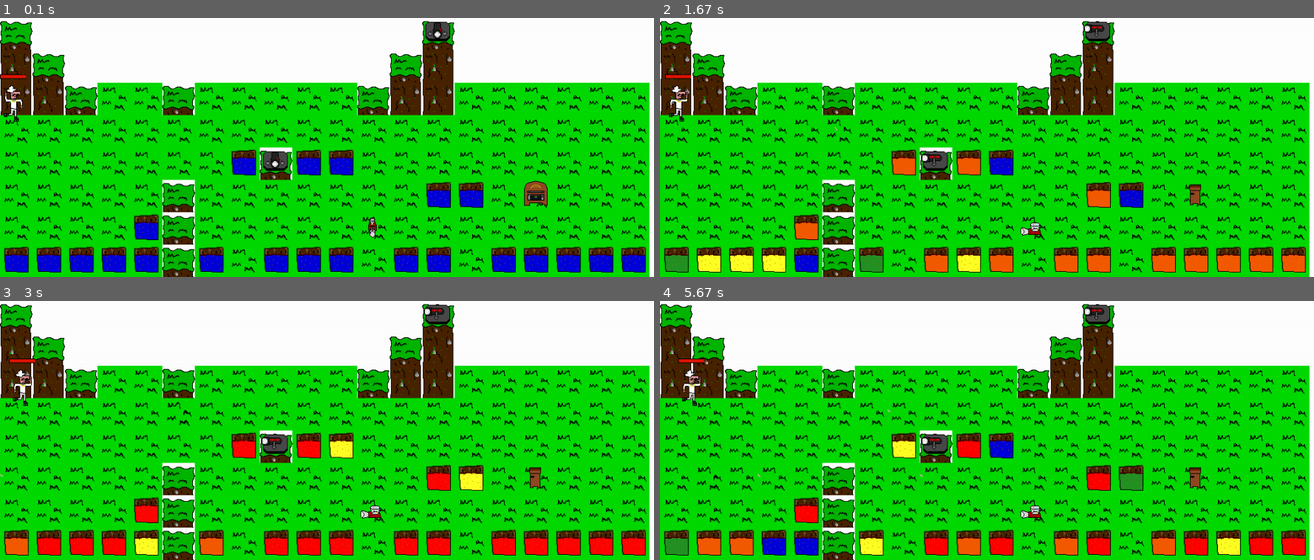
Above: before the commit, frames 1-4 (two rows, left to right).
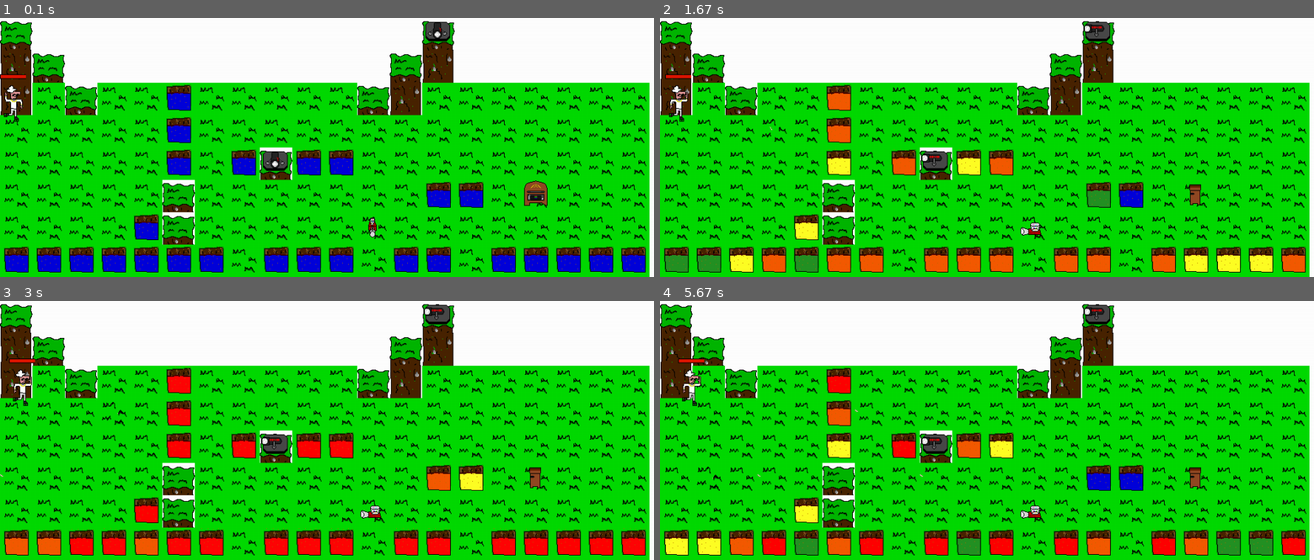
Above: after the commit, the same moments.

Repository: ferrisvienna/Disco_Defense
Game: pygame game, started from discodefence.py
The game is run twice, just before and just after one commit, with the same random seed, the same clock (stepped at 60 frames per second) and the same inputs.
Inputs:
- Up to frame 1 (0.1 s): no input
- Up to frame 2 (1.67 s): no input
- Up to frame 3 (3 s): no input
- Up to frame 4 (5.67 s): no input

The runs differ from the first frame. In frame 1, 3.3% of the frame differs, in the area x 4-70%, y 24-100%; in frame 2, 6.0%; in frame 3, 4.6%; in frame 4, 7.4%, in the area x 0-94%, y 24-100%.

Commit message:
level verändert

Diff:
--- a/discodefence.py
+++ b/discodefence.py
@@ -319,12 +319,12 @@
 anim=0
 level=["hppppppppppppwpppppp",
        "ihpppppppppphipppppp",
-       "iihddhdddddhiidddddd",
-       "dddddddddddddddddddd",
-       "dddddddgwggddddddddd",
+       "idhddgdddddhiddddddd",
+       "dddddgdddddddddddddd",
+       "dddddgdgwggddddddddd",
        "dddddhdddddddggdvddd",
        "ddddghdddddkdddddddd",
-       "ggggghgdgggdggdggggg"]
+       "gggggggdgggdggdggggg"]
 legende={"h":h[anim],#towertop
          "p":p,#nothing
          "i":i[anim],#dirt
